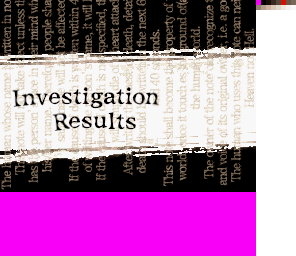
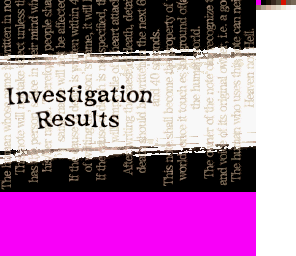
Before/after of a 296 × 256 layered artwork. What changed in the layer stack:
painted on "crooked text" over 5, 85, 159, 131
